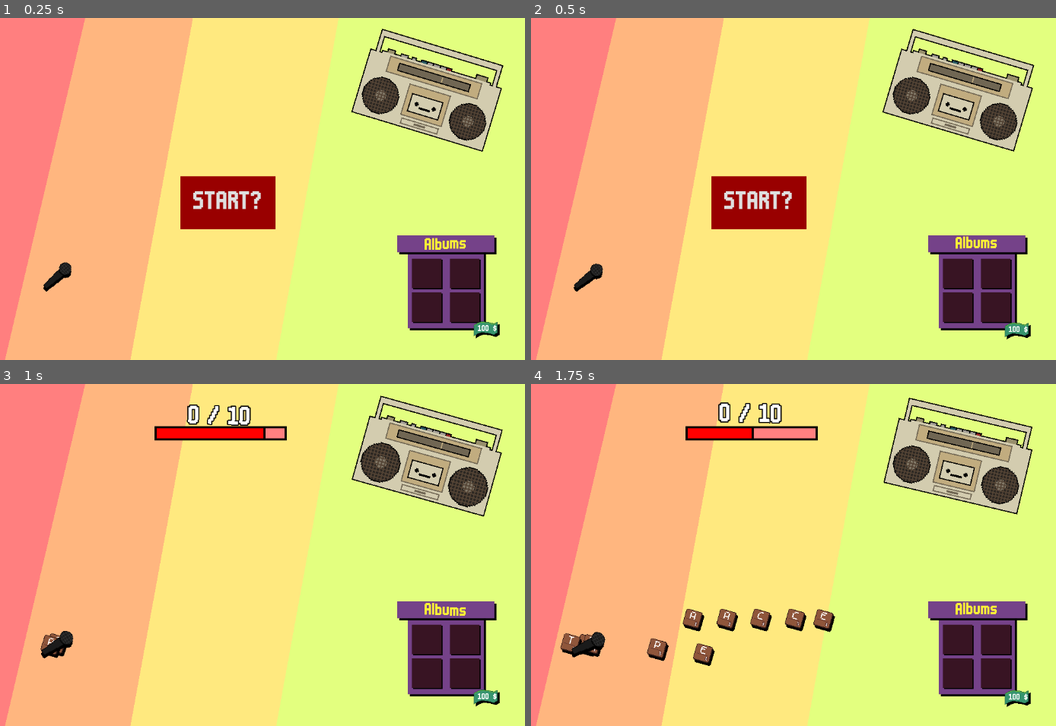
Above: before the commit, frames 1-4 (two rows, left to right).
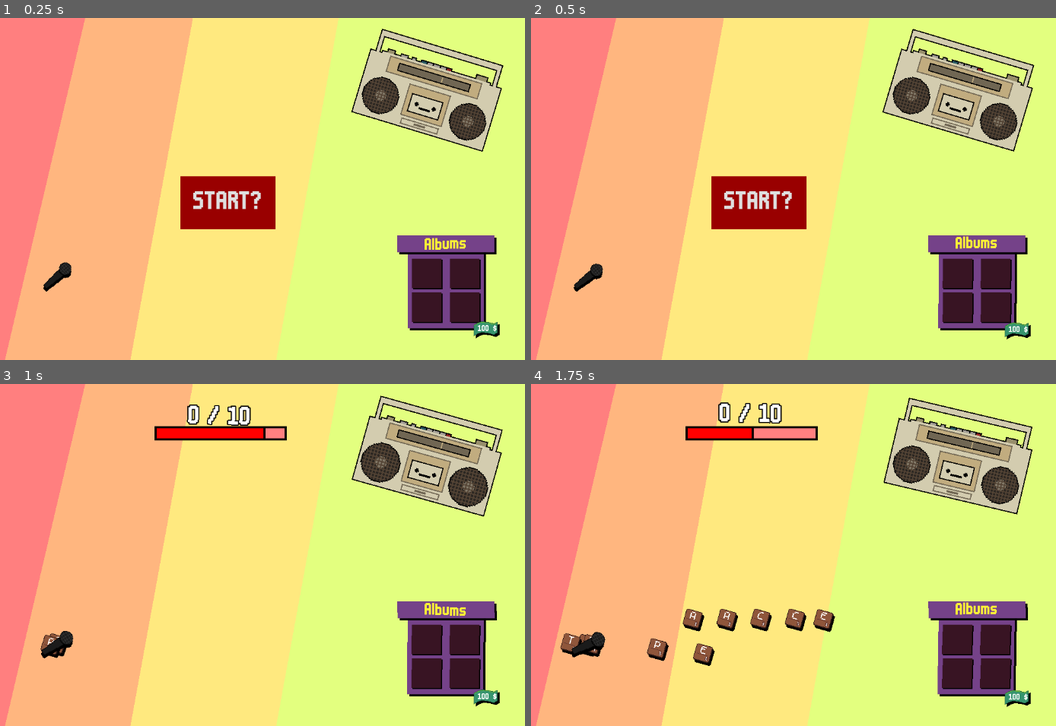
Above: after the commit, the same moments.

Repository: LiranDat/Spitandspell
Game: Godot game, scene res://scenes/main/main.tscn
The game is run twice, just before and just after one commit, with the same random seed, the same clock (stepped at 60 frames per second) and the same inputs.
Inputs (mouse positions are in pixels of both pictures, inside the frame that each line leads up to):
- Up to frame 1 (0.25 s): no input
- Up to frame 2 (0.5 s): no input
- Up to frame 3 (1 s): click "START?" at 0.5 s
- Up to frame 4 (1.75 s): move the mouse to (588, 640) at 1.27 s; click (588, 640) at 1.42 s

Frame 1 is identical in both runs. In frame 2, less than 0.1% of the frame differs, in the area x 77-93%, y 76-92%; in frame 3, 0.1%; in frame 4, 0.3%, in the area x 75-95%, y 65-92%.
Error before the commit: Parse Error: Expected ":" after "if" condition. (res://album.gd:262)
Error after the commit: Invalid access of index '0' on a base object of type: 'PackedStringArray'. (res://scenes/lyrics/lyrics.gd:25)

Commit message:
Fix wordlist

Diff:
--- a/album.gd
+++ b/album.gd
@@ -258,8 +258,8 @@
 func scoreLetter7(letter:String,word:String):
 	return [0,1]
 func scoreWord7(word):
-	var badwords = loa
-	if(badwords.findn())
+	#var badwords = loa
+	#if(badwords.findn())
 	return [0,1]
 
 func scoreLetter8(letter:String,word:String):
--- a/letter_selection.gd
+++ b/letter_selection.gd
@@ -27,6 +27,16 @@
 
 func distributeLetters(count):
 	usableLetters.clear()
+	while $LetterArea/Letters.get_child_count()>0:
+		var letter = $LetterArea/Letters.get_child(0)
+		letter.reparent($MicPos/LetterDeck)
+		var tween = letter.create_tween()
+		tween.set_ease(Tween.EASE_IN_OUT)
+		tween.set_trans(Tween.TRANS_ELASTIC)
+		tween.tween_property(letter,"position",Vector2(0.0,0.0),1.0)
+		await get_tree().create_timer(0.1).timeout
+		letter.hide()
+		$MicPos/Mic.pop()
 	var letters = []
 	for index in range(count):
 		var childCount = $MicPos/LetterDeck.get_child_count()
Binary file changed: aseprite/albums.aseprite
Binary file changed: aseprite/albums.png
